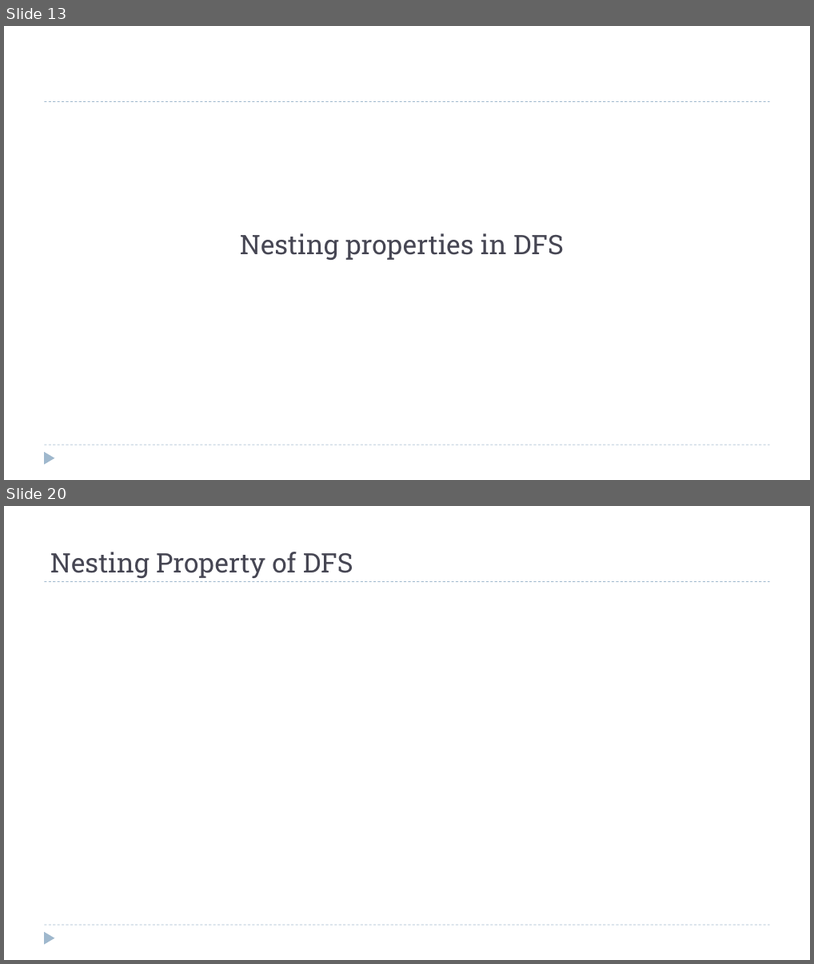
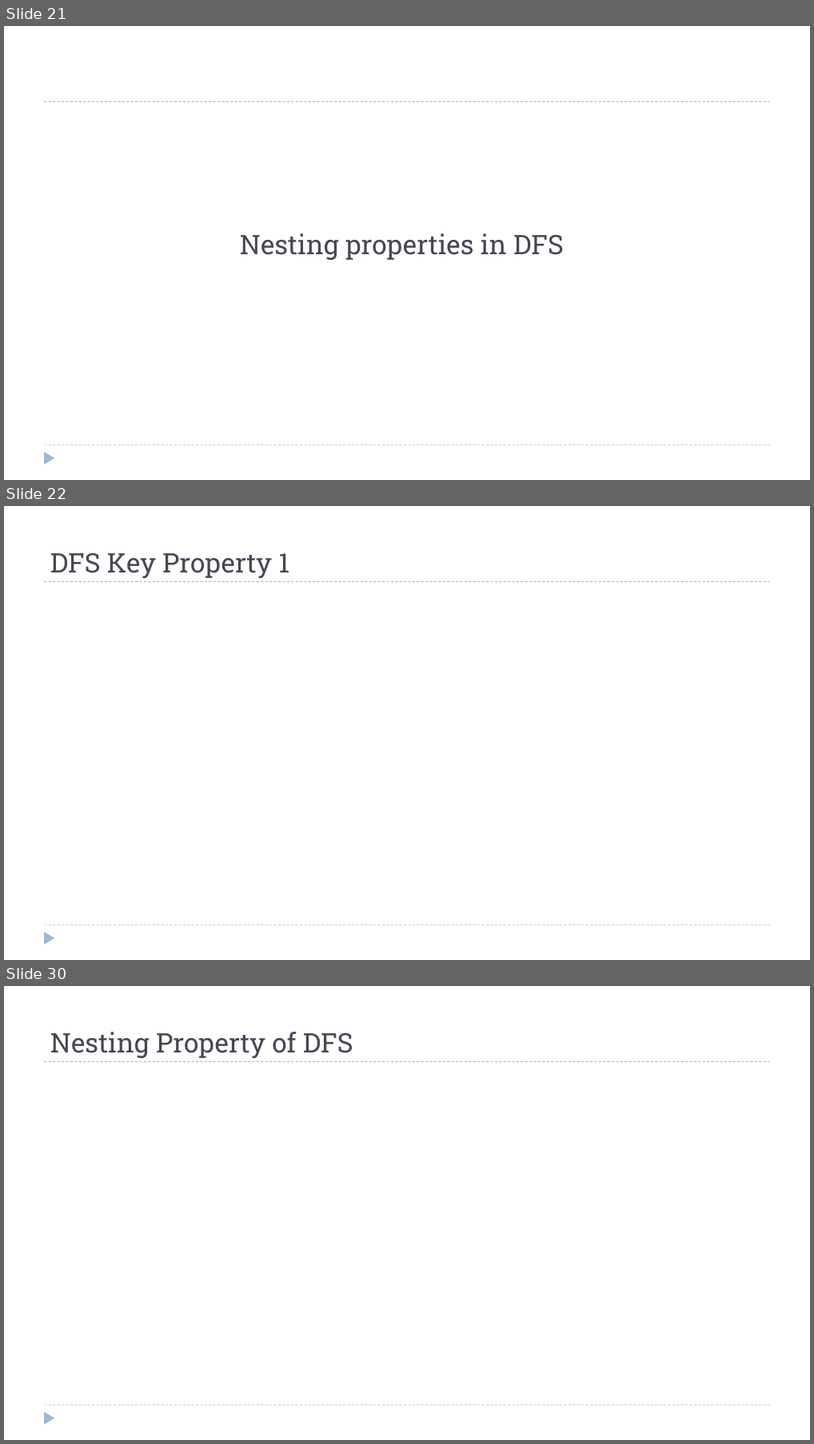
Before and after one commit to dsc-courses/dsc40b-2025-wi, a slide deck: materials/lectures/13-dfs/slides.pptx. Shown one above the other, each under a label of ours: slides 13 and 20 before the commit, slides 21, 22 and 30 after it; the slides between them are not shown. The pictures are 814x964 and 814x1444 pixels, drawn with LibreOffice and Linux fonts; fonts in the diff are those of the drawing; grey boxes stand for pictures. Boxes give left, top, right and bottom in pixels: in the first picture for what was removed or moved away, otherwise in the second. Text is boxed around its words. In the diff, an @@ line names an element or a change of style, - is before the commit and + after.

```diff
--- a/materials/lectures/13-dfs/slides.pptx
+++ b/materials/lectures/13-dfs/slides.pptx
@@ slide 22 added at bbox=[4, 506, 810, 960], background #FFFFFF; not listed: 3 template elements that a slide beside it also shows @@
@@ title added at bbox=[50, 553, 290, 578], 32 pt, text #464653 @@
+DFS Key Property 1
@@ what was slide 13 is now slide 21 @@
@@ what was slide 20 is now slide 30 @@
```
Also in this commit, not shown: 6 slides changed, 19 other slides added, 20 other files.
